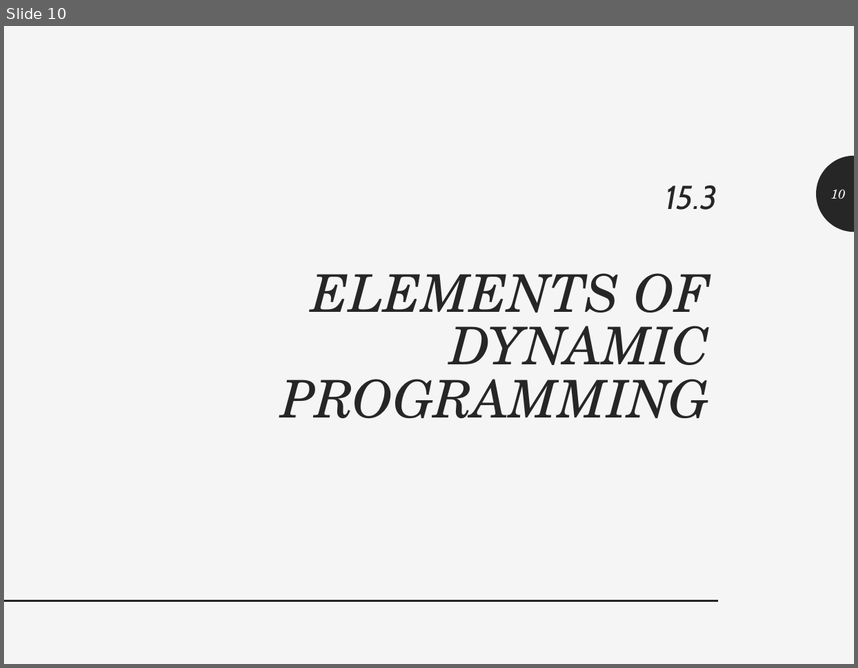
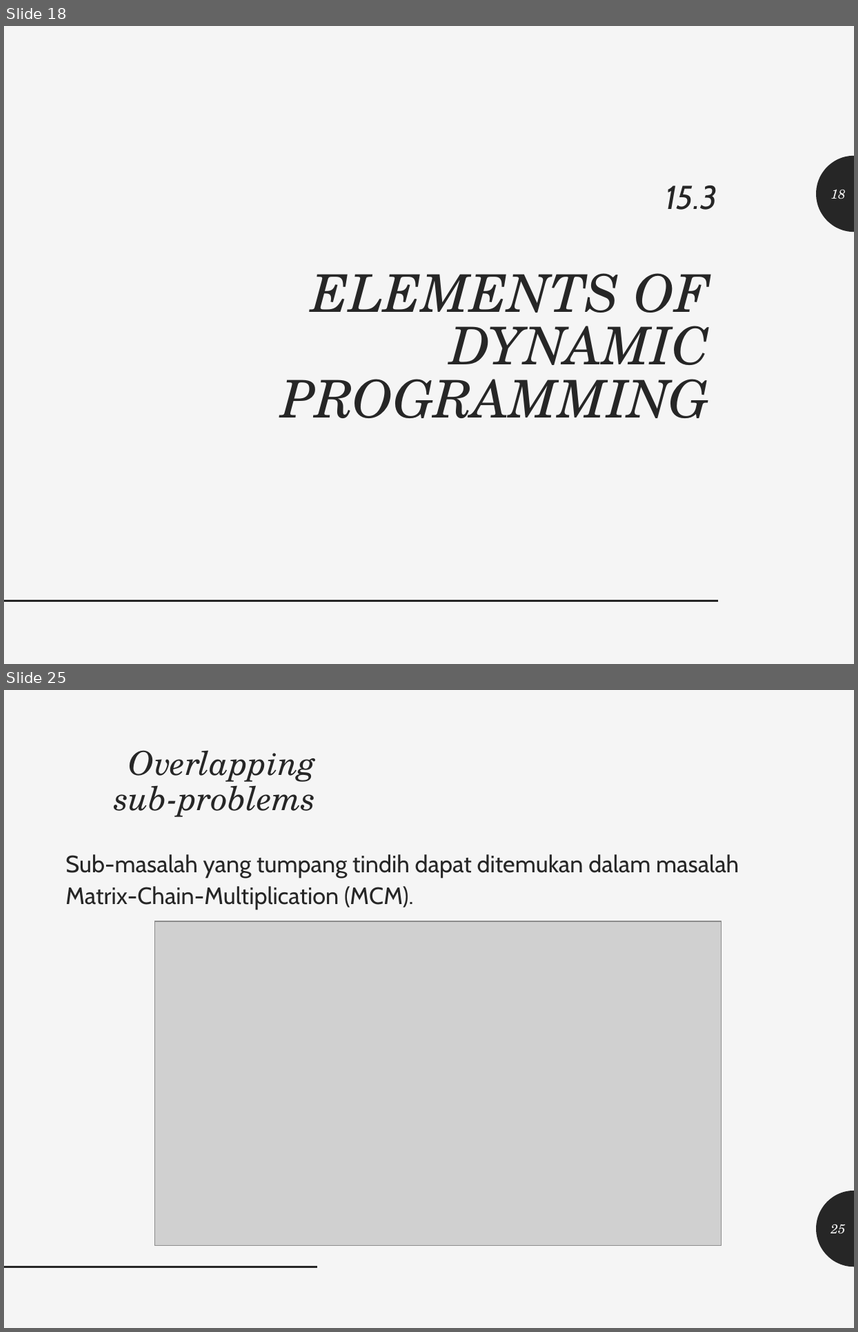
Before and after one commit to realicejoanne/analgo-01, a slide deck: Kelas - 5 (Presentasi UAS)/Analgo.pptx. Shown one above the other, each under a label of ours: slide 10 before the commit, slides 18 and 25 after it; the slides between them are not shown. The pictures are 858x668 and 858x1332 pixels, drawn with LibreOffice and Linux fonts; fonts in the diff are those of the drawing; grey boxes stand for pictures. Boxes give left, top, right and bottom in pixels: in the first picture for what was removed or moved away, otherwise in the second. Text is boxed around its words. In the diff, an @@ line names an element or a change of style, - is before the commit and + after.

```diff
--- a/Kelas - 5 (Presentasi UAS)/Analgo.pptx
+++ b/Kelas - 5 (Presentasi UAS)/Analgo.pptx
@@ slide 25 added at (4,690,854,1328), background #F5F5F5 @@
@@ title added at (114,750,316,817), 28 pt, text #262626, italic @@
+Overlapping sub-problems
@@ text added at (65,854,739,910), 20 pt, text #262626 @@
+Sub-masalah yang tumpang tindih dapat ditemukan dalam masalah Matrix-Chain-Multiplication (MCM).
@@ picture added at (154,921,722,1245) @@
@@ freeform shape added at (816,1190,854,1266), fill #262626 @@
@@ page number added at (831,1223,846,1234), 11 pt, text #F5F5F5, italic @@
+25
@@ line added from (4, 1266) to (318, 1266), #262626 2 pt @@
@@ what was slide 10 is now slide 18 @@
@@ page number at (831,189,846,199): text changed @@
-10
+18
```
Also in this commit, not shown: 1 slide changed, 19 other slides added, 4 other files.
